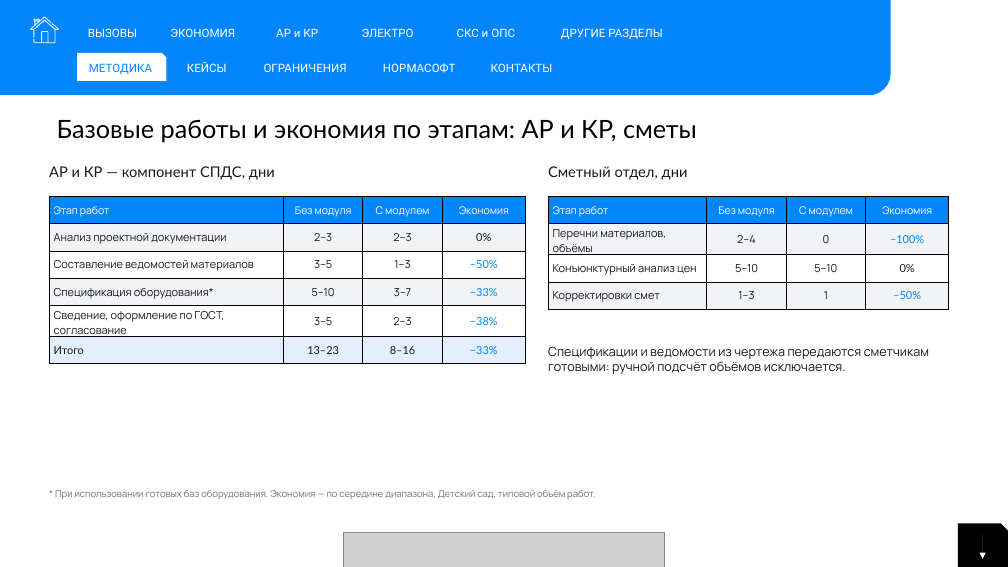
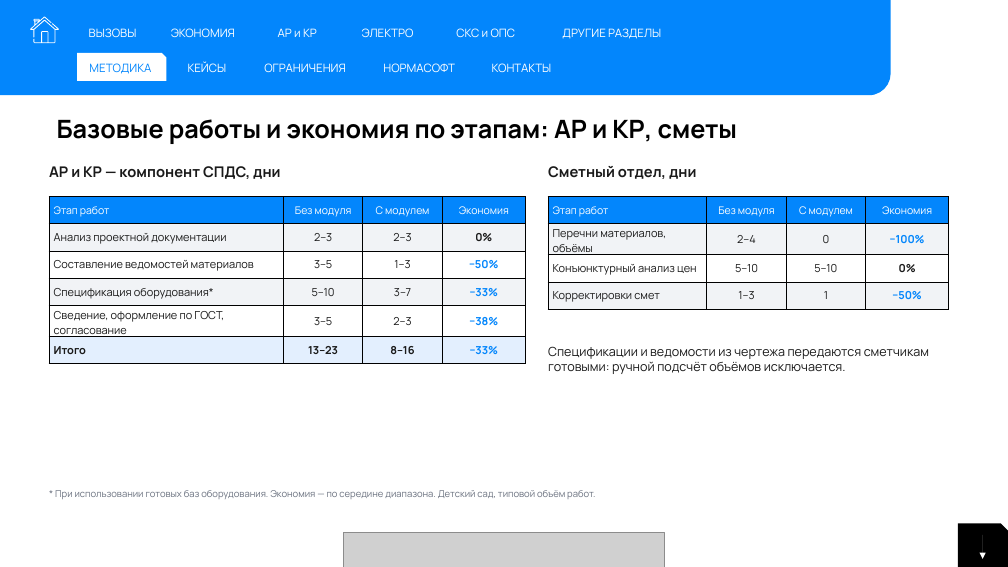
Before and after one commit to ivbor-24/fed_dis_calc, a slide deck: slide 15 of research/ROI_moduli_nanoCAD.pptx. Drawn at 1008x567 pixels with LibreOffice and Linux fonts; fonts in the diff are those of the drawing; grey boxes stand for pictures. Boxes give left, top, right and bottom in pixels: in the first picture for what was removed or moved away, otherwise in the second. Text is boxed around its words. In the diff, an @@ line names an element or a change of style, - is before the commit and + after.

```diff
--- a/research/ROI_moduli_nanoCAD.pptx
+++ b/research/ROI_moduli_nanoCAD.pptx
@@ font Roboto to Manrope in 11 elements at [89,28,137,37], [171,28,235,37], [278,28,317,37], [362,28,414,37], [456,28,516,37], [562,28,661,39], [77,53,166,81], [188,61,227,72], [264,63,346,72], [383,63,455,72], [492,63,552,72] @@
@@ font Lato to Manrope, bold on in 3 elements at [57,119,738,144], [49,166,280,179], [548,166,696,179] @@
@@ table at [49,197,526,360] @@
@@ font Lato to Manrope, bold on in "0%", "−50%", "−33%", "−38%" and 4 more places @@
@@ table at [548,197,949,306] @@
@@ font Lato to Manrope, bold on in "−100%", "0%", "−50%" @@
```
Also in this commit, not shown: 26 other slides changed, 17 other files.
